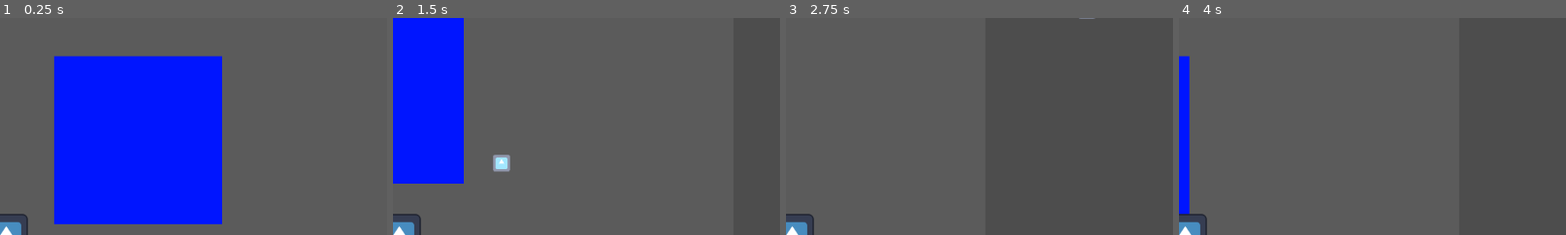
Above: before the commit, frames 1-4 (left to right).
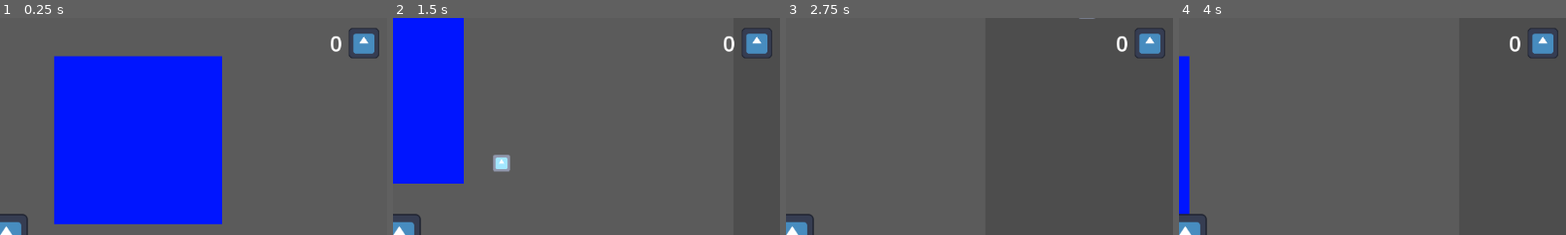
Above: after the commit, the same moments.

Repository: DeepRestGames/pirate-software-game-jam-17
Game: Godot game, scene res://Scenes/TestScene.tscn
The game is run twice, just before and just after one commit, with the same random seed, the same clock (stepped at 60 frames per second) and the same inputs. The engine's default icon, where the game draws it, is replaced by a stand-in: a white triangle on a blue panel in a dark square.
Inputs (mouse positions are % of the whole screen's width and height, from its top left):
- Up to frame 1 (0.25 s): no input
- Up to frame 2 (1.5 s): move the mouse to (72, 45) at 0.52 s; press the mouse at (72, 45) at 0.53 s; hold D (move_right) 0.53-1.28 s; move the mouse to (30, 55) at 1.27 s; release the mouse at (30, 55) at 1.28 s; hold S (move_down) from 1.28 s (still down); click (30, 55) at 1.35 s
- Up to frame 3 (2.75 s): move the mouse to (60, 28) at 2.02 s; release S (move_down) at 2.03 s; press the mouse at (60, 28) at 2.03 s; hold D (move_right) from 2.03 s (still down)
- Up to frame 4 (4 s): move the mouse to (45, 70) at 2.77 s; release D (move_right) at 2.78 s; release the mouse at (45, 70) at 2.78 s; hold W (move_up) 2.78-3.53 s; click (45, 70) at 2.85 s; move the mouse to (80, 65) at 3.52 s; press the mouse at (80, 65) at 3.53 s; hold A (move_left) from 3.53 s (still down)
The pictures show only the part of the screen within x 49-99%, y 0-50%; the shares and areas given below are measured in that part.

The runs differ from the first frame. In frame 1, 1.2% of the frame differs, in the area x 85-98%, y 4-19%; in frame 2, 0.9%; in frame 3, 0.9%; in frame 4, 0.9%.

Commit message:
Enemy drops and fabricator material collection

Diff:
--- /dev/null
+++ b/if_onlyone_savemission/Scenes/Consumables/FabricatorMaterial.tscn
@@ -0,0 +1,65 @@
+[gd_scene load_steps=7 format=3 uid="uid://k5air2e7arh4"]
+
+[ext_resource type="Script" uid="uid://c2ne1ciiiklfr" path="res://Scripts/Consumables/FabricatorMaterial.gd" id="1_56pls"]
+[ext_resource type="Texture2D" uid="uid://cv8hmxb7wdyar" path="res://icon.svg" id="1_mvjx2"]
+
+[sub_resource type="CircleShape2D" id="CircleShape2D_56pls"]
+radius = 25.0
+
+[sub_resource type="Animation" id="Animation_i01tv"]
+length = 0.001
+tracks/0/type = "value"
+tracks/0/imported = false
+tracks/0/enabled = true
+tracks/0/path = NodePath("Sprite2D:position")
+tracks/0/interp = 1
+tracks/0/loop_wrap = true
+tracks/0/keys = {
+"times": PackedFloat32Array(0),
+"transitions": PackedFloat32Array(1),
+"update": 0,
+"values": [Vector2(0, 0)]
+}
+
+[sub_resource type="Animation" id="Animation_56pls"]
+resource_name = "hover"
+length = 2.0
+loop_mode = 1
+tracks/0/type = "value"
+tracks/0/imported = false
+tracks/0/enabled = true
+tracks/0/path = NodePath("Sprite2D:position")
+tracks/0/interp = 2
+tracks/0/loop_wrap = true
+tracks/0/keys = {
+"times": PackedFloat32Array(0, 1, 2),
+"transitions": PackedFloat32Array(1, 1, 1),
+"update": 0,
+"values": [Vector2(0, 0), Vector2(0, 10), Vector2(0, 0)]
+}
+
+[sub_resource type="AnimationLibrary" id="AnimationLibrary_gmi6t"]
+_data = {
+&"RESET": SubResource("Animation_i01tv"),
+&"hover": SubResource("Animation_56pls")
+}
+
+[node name="FabricatorMaterial" type="Area2D"]
+collision_layer = 0
+monitorable = false
+script = ExtResource("1_56pls")
+
+[node name="CollisionShape2D" type="CollisionShape2D" parent="."]
+shape = SubResource("CircleShape2D_56pls")
+
+[node name="Sprite2D" type="Sprite2D" parent="."]
+modulate = Color(0, 1, 0, 1)
+scale = Vector2(0.3, 0.3)
+texture = ExtResource("1_mvjx2")
+
+[node name="AnimationPlayer" type="AnimationPlayer" parent="."]
+libraries = {
+&"": SubResource("AnimationLibrary_gmi6t")
+}
+
+[connection signal="body_entered" from="." to="." method="_on_body_entered"]
--- a/if_onlyone_savemission/Scenes/UI/HUD.tscn
+++ b/if_onlyone_savemission/Scenes/UI/HUD.tscn
@@ -1,6 +1,8 @@
-[gd_scene load_steps=2 format=3 uid="uid://b8e4ms8gpa7de"]
+[gd_scene load_steps=4 format=3 uid="uid://b8e4ms8gpa7de"]
 
 [ext_resource type="Script" uid="uid://cls3l3tvbwhrv" path="res://Scripts/UI/AmmoCounter.gd" id="1_omqfp"]
+[ext_resource type="Texture2D" uid="uid://cv8hmxb7wdyar" path="res://icon.svg" id="2_qc5w2"]
+[ext_resource type="Script" uid="uid://bore17jo71by6" path="res://Scripts/UI/FabricatorMaterialCounter.gd" id="2_xaom8"]
 
 [node name="HUD" type="Control"]
 custom_minimum_size = Vector2(1152, 648)
@@ -46,3 +48,32 @@
 layout_mode = 2
 theme_override_font_sizes/font_size = 32
 text = "10"
+
+[node name="FabricatorMaterialCounter" type="Control" parent="."]
+layout_mode = 1
+anchor_left = 0.980903
+anchor_top = 0.0231481
+anchor_right = 0.980903
+anchor_bottom = 0.0231481
+grow_horizontal = 0
+script = ExtResource("2_xaom8")
+metadata/_edit_use_anchors_ = true
+
+[node name="HBoxContainer" type="HBoxContainer" parent="FabricatorMaterialCounter"]
+layout_direction = 3
+layout_mode = 0
+offset_right = 40.0
+offset_bottom = 40.0
+theme_override_constants/separation = 10
+
+[node name="FabricatorMaterialIcon" type="TextureRect" parent="FabricatorMaterialCounter/HBoxContainer"]
+layout_mode = 2
+texture = ExtResource("2_qc5w2")
+expand_mode = 2
+
+[node name="CurrentAmount" type="Label" parent="FabricatorMaterialCounter/HBoxContainer"]
+layout_direction = 3
+layout_mode = 2
+theme_override_font_sizes/font_size = 32
+text = "0"
+horizontal_alignment = 2
--- /dev/null
+++ b/if_onlyone_savemission/Scripts/Consumables/FabricatorMaterial.gd
@@ -0,0 +1,14 @@
+extends Area2D
+
+
+@onready var animation_player = $AnimationPlayer
+
+
+func _ready() -> void:
+	animation_player.play("hover")
+
+
+func _on_body_entered(body: Node2D) -> void:
+	if body.is_in_group("Player"):
+		EventBus.emit_signal("add_fabricator_material", 1)
+		queue_free()
--- a/if_onlyone_savemission/Scripts/Enemies/EnemyBase.gd
+++ b/if_onlyone_savemission/Scripts/Enemies/EnemyBase.gd
@@ -7,6 +7,9 @@
 @onready var navigation_agent = $NavigationAgent2D as NavigationAgent2D
 
 @export var hp: int = 1
+
+@export var drop_rate := 1
+var fabricatorMaterialScene = preload("res://Scenes/Consumables/FabricatorMaterial.tscn")
 
 
 func _ready() -> void:
@@ -27,4 +30,13 @@
 
 	hp -= 1
 	if hp <= 0:
+		if randf_range(0, 1) <= drop_rate:
+			drop_material()
+
 		queue_free()
+
+
+func drop_material() -> void:
+	var dropInstance = fabricatorMaterialScene.instantiate()
+	dropInstance.global_position = global_position
+	get_tree().current_scene.call_deferred("add_child", dropInstance)
--- a/if_onlyone_savemission/Scripts/Enemies/EnemyWalking.gd
+++ b/if_onlyone_savemission/Scripts/Enemies/EnemyWalking.gd
@@ -14,7 +14,6 @@
 
 
 func _physics_process(delta: float) -> void:
-
 	var next_point = navigation_agent.get_next_path_position()
 	var direction = (next_point - global_position).normalized()
 
--- a/if_onlyone_savemission/Scripts/GameManagement/EventBus.gd
+++ b/if_onlyone_savemission/Scripts/GameManagement/EventBus.gd
@@ -33,6 +33,17 @@
 
 @warning_ignore("unused_signal")
 signal update_max_ammo(max_ammo)
+
+@warning_ignore("unused_signal")
+signal update_current_fabricator_material_count(value)
+
+
+# Consumables
+@warning_ignore("unused_signal")
+signal add_fabricator_material(value)
+
+@warning_ignore("unused_signal")
+signal remove_fabricator_material(value)
 
 
 
--- a/if_onlyone_savemission/Scripts/Player/Player.gd
+++ b/if_onlyone_savemission/Scripts/Player/Player.gd
@@ -2,6 +2,7 @@
 extends CharacterBody2D
 
 
+# Graphics
 @onready var player_sprite = $PlayerSprite
 
 # Shooting
@@ -11,9 +12,13 @@
 var reloadCooldown := 1.5
 var currentReloadCooldown : float
 
+# Movement
 var movement_speed: float = 300
 var looking_direction = Vector2.ZERO
 const ROTATION_SPEED: float = 2
+
+# Consumables
+var fabricator_material_quantity: int = 0
 
 
 func _ready() -> void:
@@ -21,6 +26,8 @@
 	EventBus.emit_signal("update_max_ammo", maxAmmo)
 	EventBus.emit_signal("update_current_ammo", currentAmmo)
 
+	EventBus.connect("add_fabricator_material", add_fabricator_material)
+	EventBus.connect("remove_fabricator_material", remove_fabricator_material)
 
 
 func _unhandled_input(event: InputEvent) -> void:
@@ -79,3 +86,13 @@
 
 func reload() -> void:
 	currentReloadCooldown = reloadCooldown
+
+
+func add_fabricator_material(value) -> void:
+	fabricator_material_quantity += value
+	EventBus.emit_signal("update_current_fabricator_material_count", fabricator_material_quantity)
+
+
+func remove_fabricator_material(value) -> void:
+	fabricator_material_quantity -= value
+	EventBus.emit_signal("update_current_fabricator_material_count", fabricator_material_quantity)
--- /dev/null
+++ b/if_onlyone_savemission/Scripts/UI/FabricatorMaterialCounter.gd
@@ -0,0 +1,12 @@
+extends Control
+
+
+@onready var currentMaterialAmount = $HBoxContainer/CurrentAmount
+
+
+func _ready() -> void:
+	EventBus.connect("update_current_fabricator_material_count", update_current_fabricator_material_count)
+
+
+func update_current_fabricator_material_count(value) -> void:
+	currentMaterialAmount.text = str(value)
Not shown, added: if_onlyone_savemission/Scripts/Consumables/FabricatorMaterial.gd.uid
Not shown, added: if_onlyone_savemission/Scripts/UI/FabricatorMaterialCounter.gd.uid
